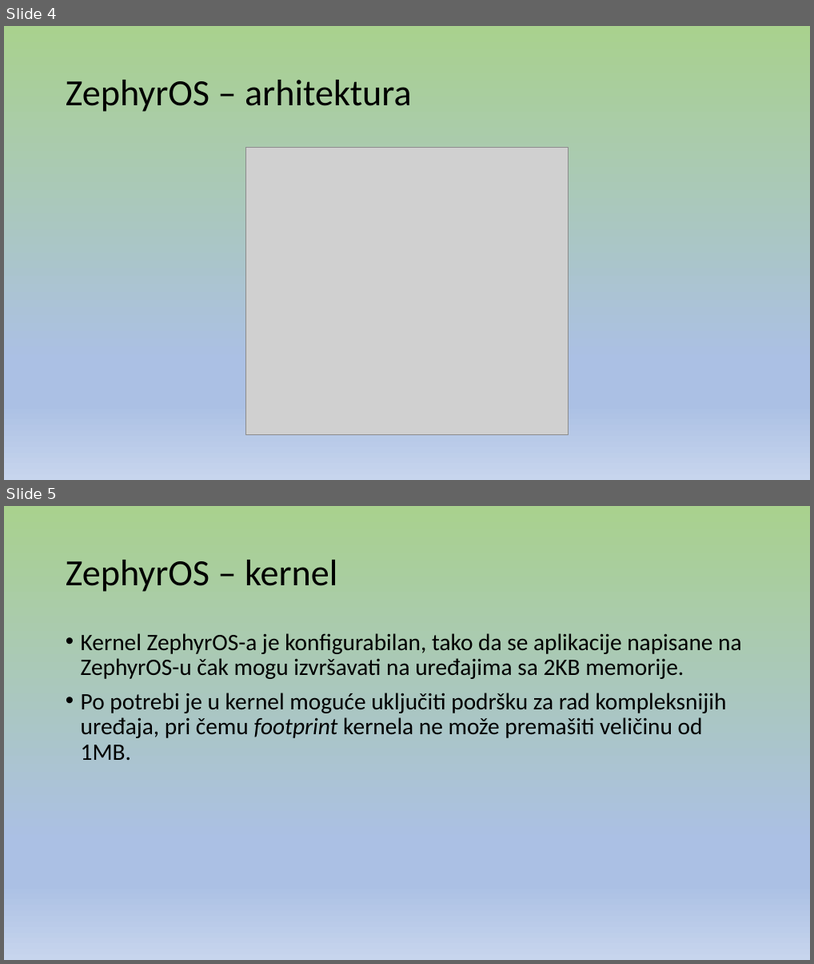
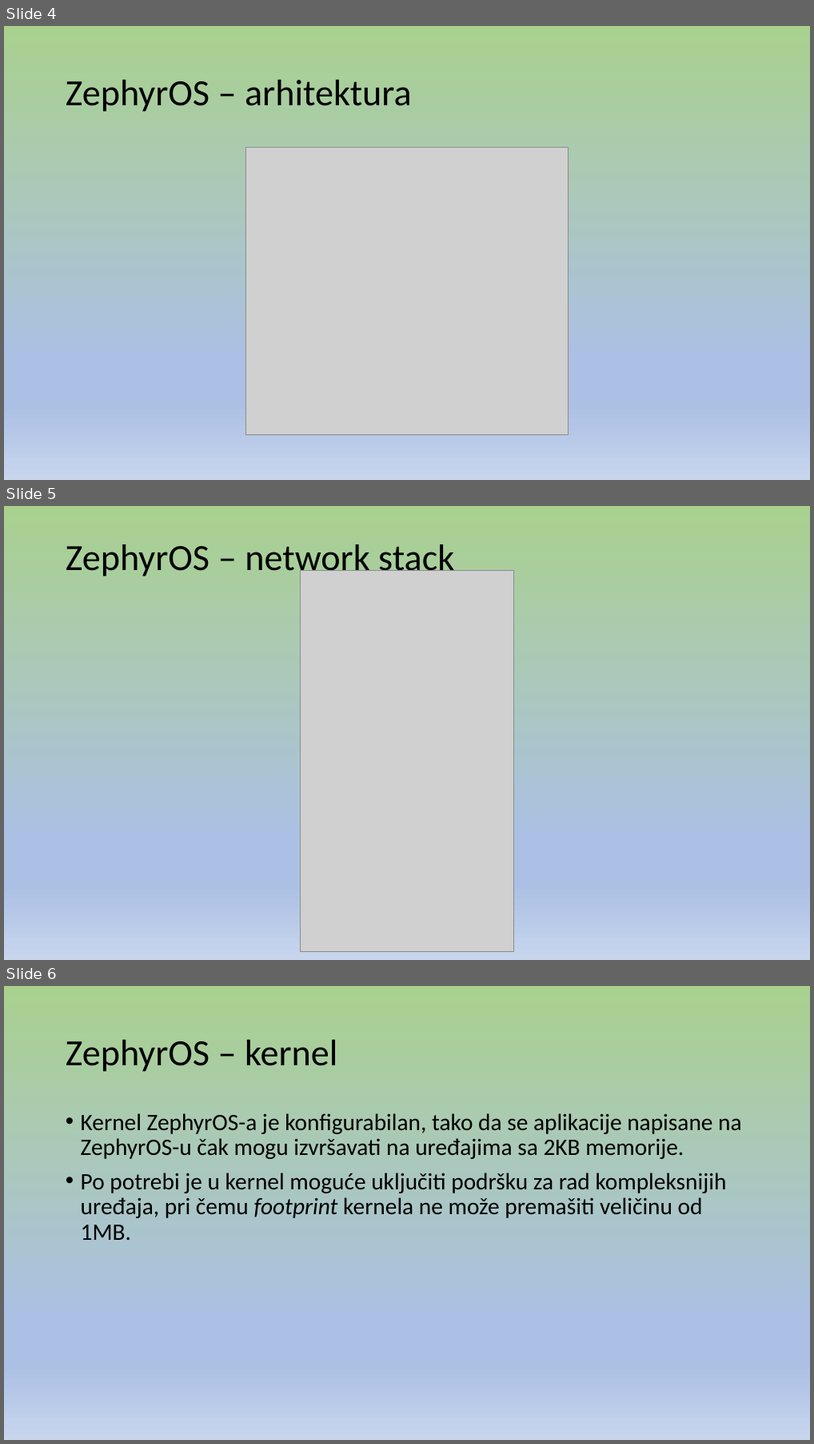
Before and after one commit to vukadindraskovic/NOS2, a slide deck: NOS2.pptx. Shown one above the other, each under a label of ours: slides 4 and 5 before the commit, slides 4, 5 and 6 after it. The pictures are 814x964 and 814x1444 pixels, drawn with LibreOffice and Linux fonts; fonts in the diff are those of the drawing; grey boxes stand for pictures. Boxes give left, top, right and bottom in pixels: in the first picture for what was removed or moved away, otherwise in the second. Text is boxed around its words. In the diff, an @@ line names an element or a change of style, - is before the commit and + after.

Commit message:
zephyr

```diff
--- a/NOS2.pptx
+++ b/NOS2.pptx
@@ slide 5 added at <box>4,506,810,960</box>, background gradient #A9D18E to #ABC0E4 to #C7D5ED @@
@@ title added at <box>66,544,454,580</box>, 44 pt, text #000000 @@
+ZephyrOS – network stack
@@ picture added at <box>301,570,514,951</box> @@
@@ what was slide 5 is now slide 6 @@
```
